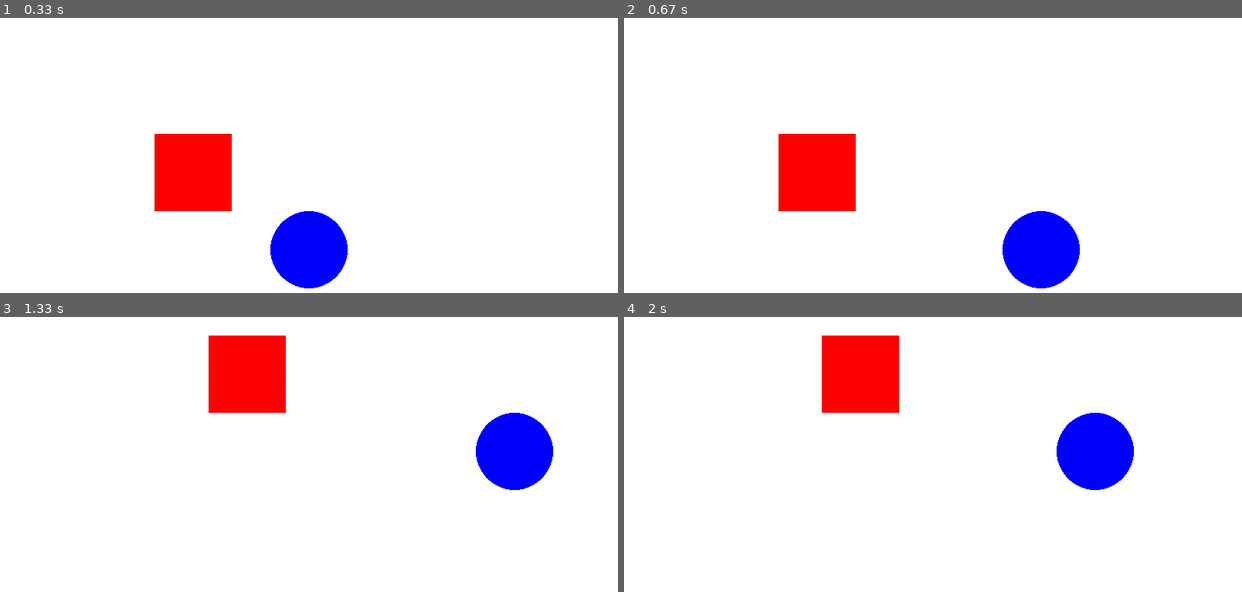
Above: before the commit, frames 1-4 (two rows, left to right).
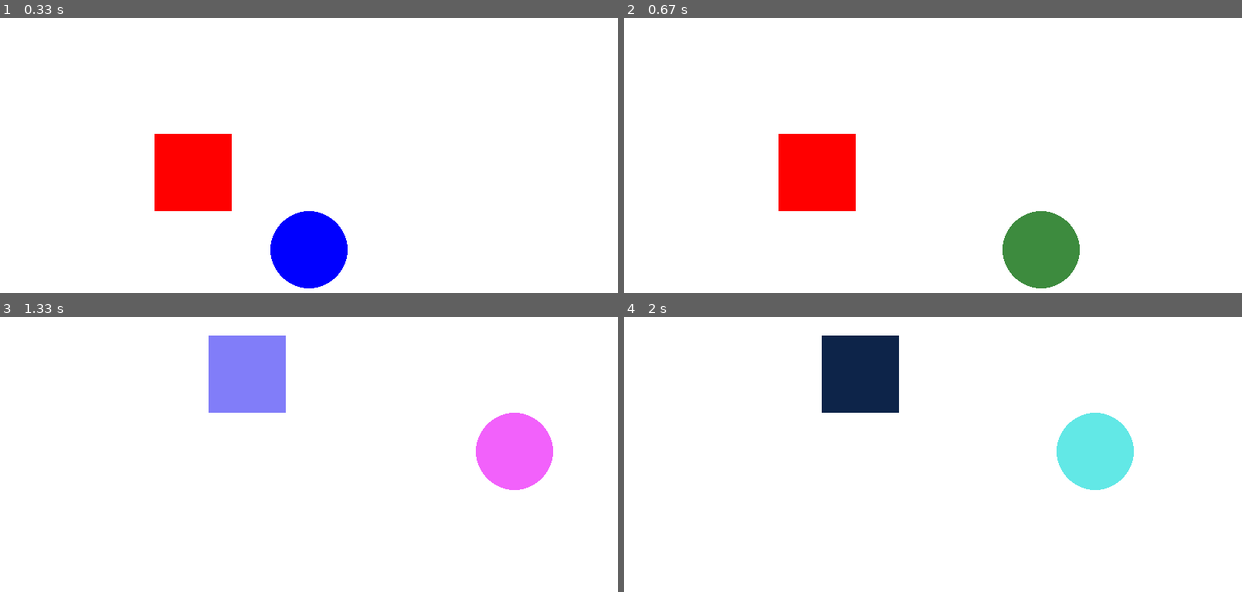
Above: after the commit, the same moments.

Repository: 20260136-cmd/my_first_game
Game: pygame game, started from hello_pygame.py
Same seed, same stepped clock (60 frames per second), same inputs: the game is played once before the commit and once after it.
Inputs:
- Up to frame 1 (0.33 s): no input
- Up to frame 2 (0.67 s): hold Right from 0.33 s (still down)
- Up to frame 3 (1.33 s): release Right at 0.8 s; hold Up 0.83-1.13 s; hold W 0.83-1.13 s; hold Right from 1.17 s (still down); hold D from 1.17 s (still down)
- Up to frame 4 (2 s): release Right at 1.63 s; release D at 1.63 s; hold Left from 1.67 s (still down); hold A from 1.67 s (still down)

Frame 1 is identical in both runs. In frame 2, 2.7% of the frame differs, in the area x 61-74%, y 70-99%; in frame 3, 6.3%, in the area x 33-90%, y 6-63%; in frame 4, 6.3%.

Commit message:
원과 정사각형 이동 시 랜덤 색상 변경 기능 추가

Diff:
--- a/hello_pygame.py
+++ b/hello_pygame.py
@@ -1,37 +1,46 @@
 import pygame
 import sys
+import random
 
+# 초기화
 pygame.init()
 screen = pygame.display.set_mode((800, 600))
-pygame.display.set_caption("원과 정사각형 이동")
+pygame.display.set_caption("원과 정사각형 이동 및 색상 변화")
 
 WHITE = (255, 255, 255)
-BLUE = (0, 0, 255)   # 원 색상
-RED = (255, 0, 0)    # 정사각형 색상
 
 clock = pygame.time.Clock()
 running = True
 
-# 원 초기 위치
-circle_x = 400
-circle_y = 300
+# 🔵 원 초기 설정
+circle_x, circle_y = 400, 300
 circle_radius = 50
 circle_speed = 7
+circle_color = (0, 0, 255)
 
-# 정사각형 초기 위치와 크기
-square_x = 200
-square_y = 150
+# 🔴 정사각형 초기 설정
+square_x, square_y = 200, 150
 square_size = 100
 square_speed = 7
+square_color = (255, 0, 0)
+
+# 랜덤 색상 함수
+def random_color():
+    return (random.randint(0, 255), random.randint(0, 255), random.randint(0, 255))
 
 while running:
     for event in pygame.event.get():
         if event.type == pygame.QUIT:
             running = False
-
-    keys = pygame.key.get_pressed()
+        # 🔹 키 누를 때 즉시 색상 변경
+        if event.type == pygame.KEYDOWN:
+            if event.key in [pygame.K_LEFT, pygame.K_RIGHT, pygame.K_UP, pygame.K_DOWN]:
+                circle_color = random_color()
+            if event.key in [pygame.K_w, pygame.K_a, pygame.K_s, pygame.K_d]:
+                square_color = random_color()
 
     # 🔵 원 이동 (방향키)
+    keys = pygame.key.get_pressed()
     if keys[pygame.K_LEFT]:
         circle_x -= circle_speed
     if keys[pygame.K_RIGHT]:
@@ -52,28 +61,17 @@
         square_y += square_speed
 
     # 🔒 원 경계 처리
-    if circle_x < circle_radius:
-        circle_x = circle_radius
-    if circle_x > 800 - circle_radius:
-        circle_x = 800 - circle_radius
-    if circle_y < circle_radius:
-        circle_y = circle_radius
-    if circle_y > 600 - circle_radius:
-        circle_y = 600 - circle_radius
+    circle_x = max(circle_radius, min(800 - circle_radius, circle_x))
+    circle_y = max(circle_radius, min(600 - circle_radius, circle_y))
 
     # 🔒 정사각형 경계 처리
-    if square_x < 0:
-        square_x = 0
-    if square_x > 800 - square_size:
-        square_x = 800 - square_size
-    if square_y < 0:
-        square_y = 0
-    if square_y > 600 - square_size:
-        square_y = 600 - square_size
+    square_x = max(0, min(800 - square_size, square_x))
+    square_y = max(0, min(600 - square_size, square_y))
 
+    # 화면 업데이트
     screen.fill(WHITE)
-    pygame.draw.circle(screen, BLUE, (circle_x, circle_y), circle_radius)
-    pygame.draw.rect(screen, RED, (square_x, square_y, square_size, square_size))
+    pygame.draw.circle(screen, circle_color, (circle_x, circle_y), circle_radius)
+    pygame.draw.rect(screen, square_color, (square_x, square_y, square_size, square_size))
     pygame.display.flip()
     clock.tick(60)
 
